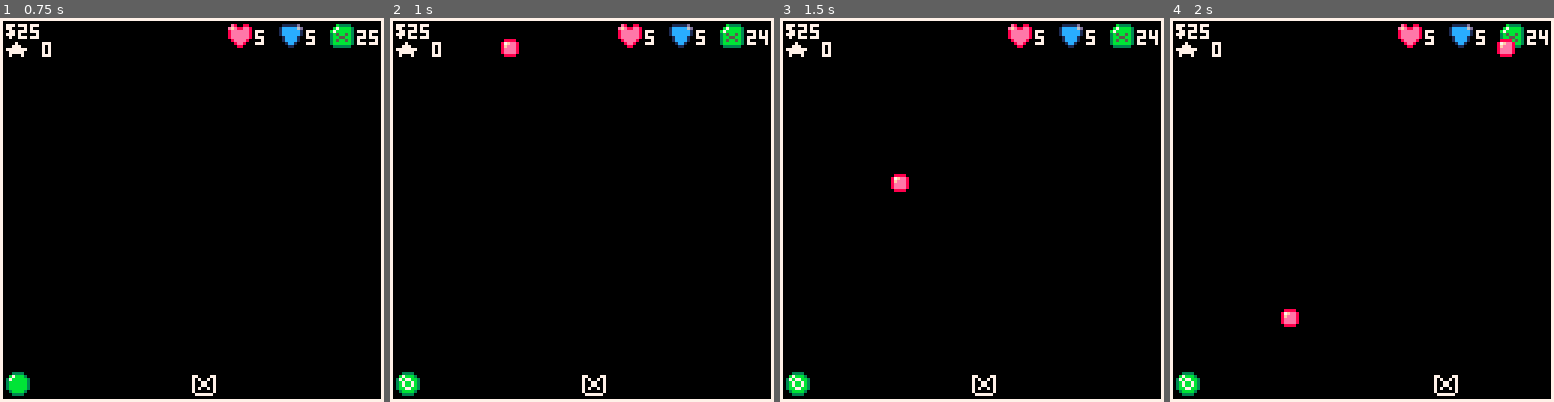
Above: before the commit, frames 1-4 (left to right).
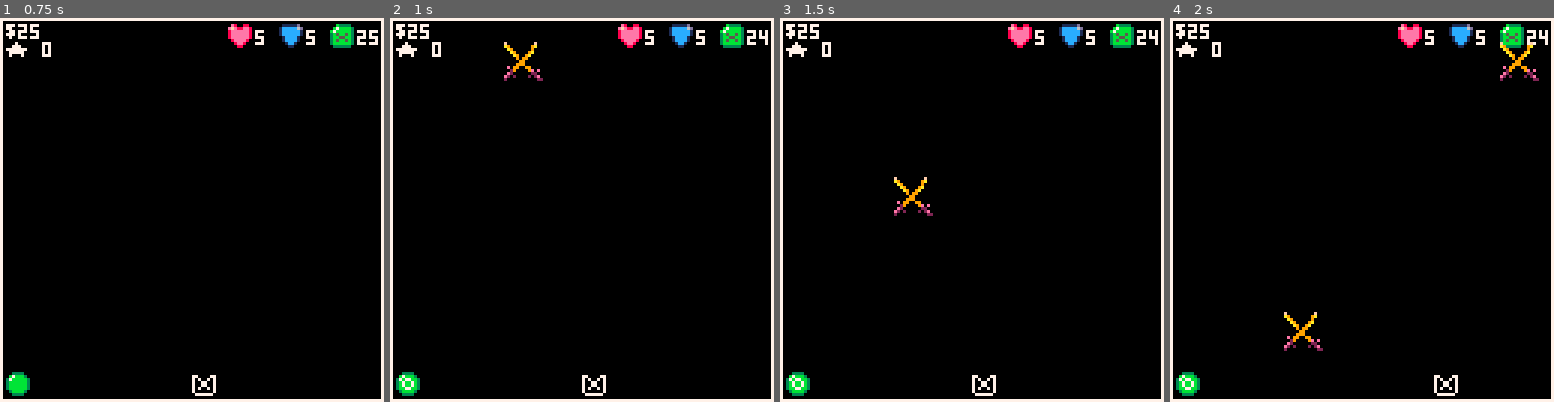
Above: after the commit, the same moments.

Repository: NinetiesPaul/Orion-s-Defender
Game: PICO-8 cartridge orionsdefender.p8
Same seed, same stepped clock (60 frames per second), same inputs: the game is played once before the commit and once after it.
Inputs:
- Up to frame 1 (0.75 s): tap X (X key) at 0.33 s; tap O (Z key) at 0.7 s
- Up to frame 2 (1 s): no input
- Up to frame 3 (1.5 s): tap X (X key) at 1.07 s
- Up to frame 4 (2 s): hold Right from 1.6 s (still down); tap O (Z key) at 1.7 s; tap X (X key) at 1.85 s

Frame 1 is identical in both runs. In frame 2, 0.4% of the frame differs, in the area x 28-40%, y 5-17%; in frame 3, 0.4%; in frame 4, 0.9%, in the area x 28-97%, y 5-87%.

Commit message:
using icon for specific type

Diff:
--- a/orionsdefender.p8
+++ b/orionsdefender.p8
@@ -513,7 +513,8 @@
 end
 
 function draw_encounter(e)
-	spr(000,e.x, e.y)
+	sprite = (e.type == 1) and 064 or 070
+	spr(sprite,e.x, e.y, 2, 2)
 end
 
 function move_encounter(e)
@@ -946,22 +947,22 @@
 0000000000088000000000000000000000000000000000000009900009a99a909aaaaaa999aa9aa9900909999009009990000099000000000000000000000000
 000000000000000000000000008ee800001cc1003bbbbbb3000000000099990009aaaa9009999a90099909900990009009000090000000000000000000000000
 00000000000000000000000000088000000110000333333000000000000000000099990000999900000909000009090000090900000000000000000000000000
-00000000000000000000077777700000000000000000000000000000000000000000000000000000000000000000000000000000000000000000000000000000
-000000000000000000077dd666d77000000000000000000000000000000000000000000000000000000000000000000000000000000000000000000000000000
-00f000000000f000007d66666666d700000000000000000000000000000000000000000000000000000000000000000000000000000000000000000000000000
-00a900000009a0000766666666666670000000000000000000000000000000000000000000000000000000000000000000000000000000000000000000000000
-000a9000000900000766666666666670000000000000000000000000000000000000000000000000000000000000000000000000000000000000000000000000
-0000a900009a000007d6066666606d70000000000000000000000000000000000000000000000000000000000000000000000000000000000000000000000000
-00000a9009a0000007d6006666006d70000000000000000000000000000000000000000000000000000000000000000000000000000000000000000000000000
-0000009099000000007d08066080d700000000000000000000000000000000000000000000000000000000000000000000000000000000000000000000000000
-00000009900000000007d666666d7000000000000000000000000000000000000000000000000000000000000000000000000000000000000000000000000000
-00000099900000000007666006667000000000000000000000000000000000000000000000000000000000000000000000000000000000000000000000000000
-000e0990099000000007766666677000000000000000000000000000000000000000000000000000000000000000000000000000000000000000000000000000
-00002900009e0e000007606666067000000000000000000000000000000000000000000000000000000000000000000000000000000000000000000000000000
-000e2000000220000006670707066000000000000000000000000000000000000000000000000000000000000000000000000000000000000000000000000000
-00e2020000202e000007667070667000000000000000000000000000000000000000000000000000000000000000000000000000000000000000000000000000
-00200000000002200000766666670000000000000000000000000000000000000000000000000000000000000000000000000000000000000000000000000000
-00000000000000000000077777700000000000000000000000000000000000000000000000000000000000000000000000000000000000000000000000000000
+00000000000000000000077777700000000000000000000000000033b00000000000000000000000000000000000000000000000000000000000000000000000
+000000000000000000077dd666d77000000999999999000000000033300000000000009999900000000000000000000000000000000000000000000000000000
+00f000000000f000007d66666666d7000090000000009000000b3333333300000000990000099000000000000000000000000000000000000000000000000000
+00a900000009a0000766666666666670009000000000900000b77bbbbbb730000009000000000900000000000000000000000000000000000000000000000000
+000a900000090000076666666666667000900099999990000037bbbbbbbb30000090009999900900000000000000000000000000000000000000000000000000
+0000a900009a000007d6066666606d700090090000000000003bb3333333b0000090099000099000000000000000000000000000000000000000000000000000
+00000a9009a0000007d6006666006d700090009999000000003bbb33330000000090000990000000000000000000000000000000000000000000000000000000
+0000009099000000007d08066080d7000090000000990000003bbbbbbb3300000009900009990000000000000000000000000000000000000000000000000000
+00000009900000000007d666666d7000000990000000900000033bbbbbbb30000000099000009000000000000000000000000000000000000000000000000000
+000000999000000000076660066670000000099990009000000003333bbb30000000000999000900000000000000000000000000000000000000000000000000
+000e0990099000000007766666677000000000000900900000b3333333bb30000009900000900900000000000000000000000000000000000000000000000000
+00002900009e0e0000076066660670000099999990009000003bbbbbbbb730000090099999000900000000000000000000000000000000000000000000000000
+000e20000002200000066707070660000090000000009000003bbbbbbb77b0000090000000009000000000000000000000000000000000000000000000000000
+00e2020000202e000007667070667000009000000000900000033333333b00000009900000990000000000000000000000000000000000000000000000000000
+00200000000002200000766666670000000999999999000000000033300000000000099999000000000000000000000000000000000000000000000000000000
+000000000000000000000777777000000000000000000000000000b3300000000000000000000000000000000000000000000000000000000000000000000000
 
 
 
